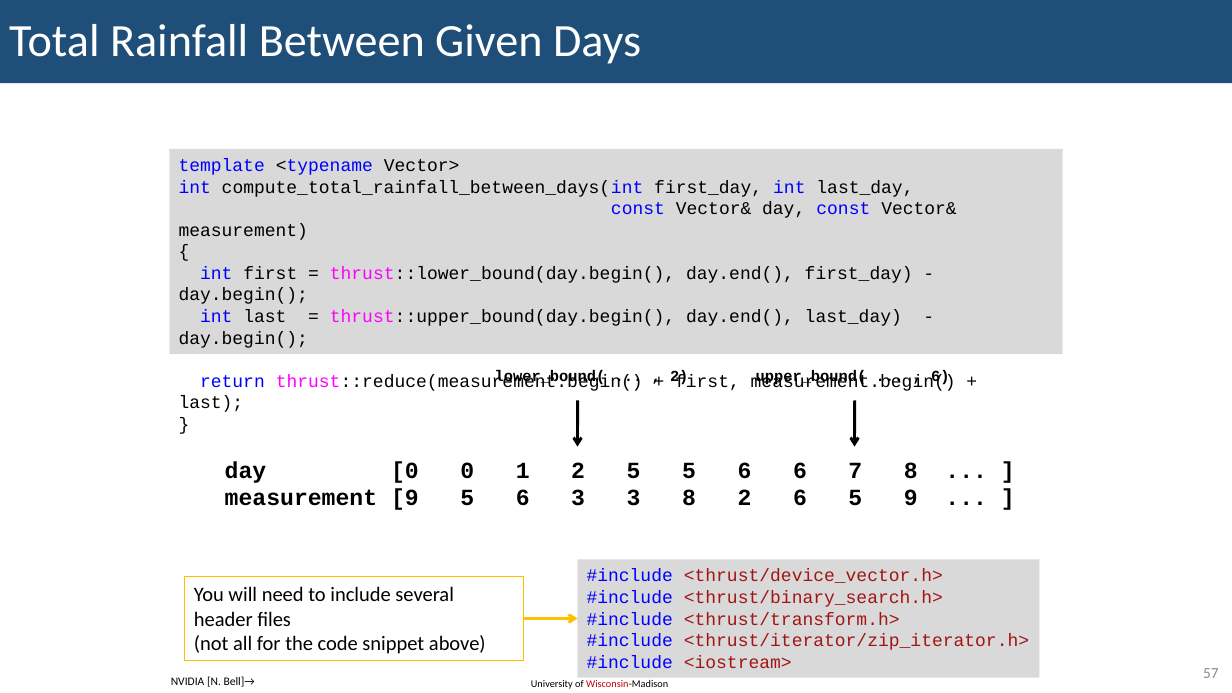
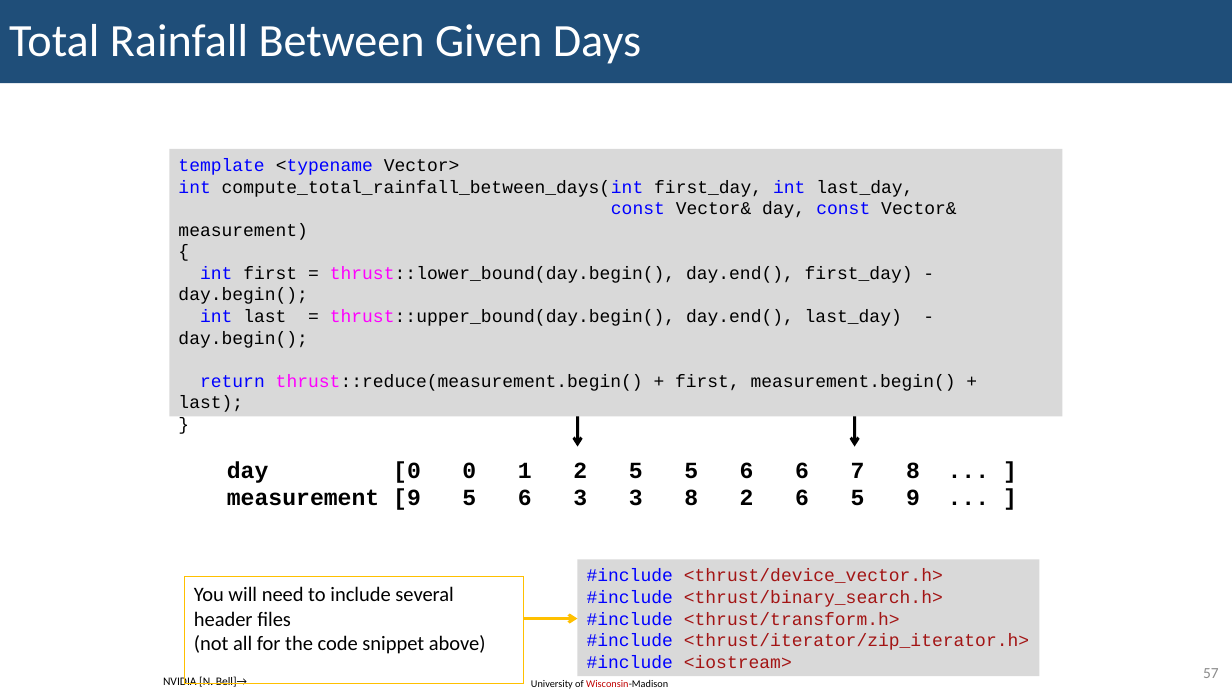
Before and after one commit to KennyKangMPC/CS-759, a slide deck: slide 57 of lecture_notes/lecture18_0305.pptx. Drawn at 1232x693 pixels with LibreOffice and Linux fonts; fonts in the diff are those of the drawing. Boxes give left, top, right and bottom in pixels: in the first picture for what was removed or moved away, otherwise in the second. Text is boxed around its words. In the diff, an @@ line names an element or a change of style, - is before the commit and + after.

```diff
--- a/lecture_notes/lecture18_0305.pptx
+++ b/lecture_notes/lecture18_0305.pptx
@@ rectangle "template <typename Vector>": place and size @@
-rectangle "template <typename Vector>" at bbox=[169, 149, 1063, 354]
+rectangle "template <typename Vector>" at bbox=[169, 149, 1063, 416]
@@ text removed at bbox=[495, 370, 688, 386] @@
-lower_bound( ... , 2)
@@ text removed at bbox=[756, 370, 949, 386] @@
-upper_bound( ... , 6)
@@ arrow removed from (578, 400) to (578, 446) @@
@@ freeform shape added at bbox=[578, 400, 578, 446], outline #000000 2.24 pt @@
@@ arrow removed from (855, 400) to (855, 446) @@
@@ freeform shape added at bbox=[855, 400, 855, 446], outline #000000 2.24 pt @@
@@ rectangle "You will need to include ...": place and size @@
-rectangle "You will need to include ..." at bbox=[185, 577, 524, 661]
+rectangle "You will need to include ..." at bbox=[185, 577, 524, 684]
@@ text "NVIDIA [N. Bell]→": place and size @@
-text "NVIDIA [N. Bell]→" at bbox=[171, 676, 255, 687]
+text "NVIDIA [N. Bell]→" at bbox=[163, 676, 247, 687]
```
Also in this commit, not shown: 71 other slides changed, 3 other files.
